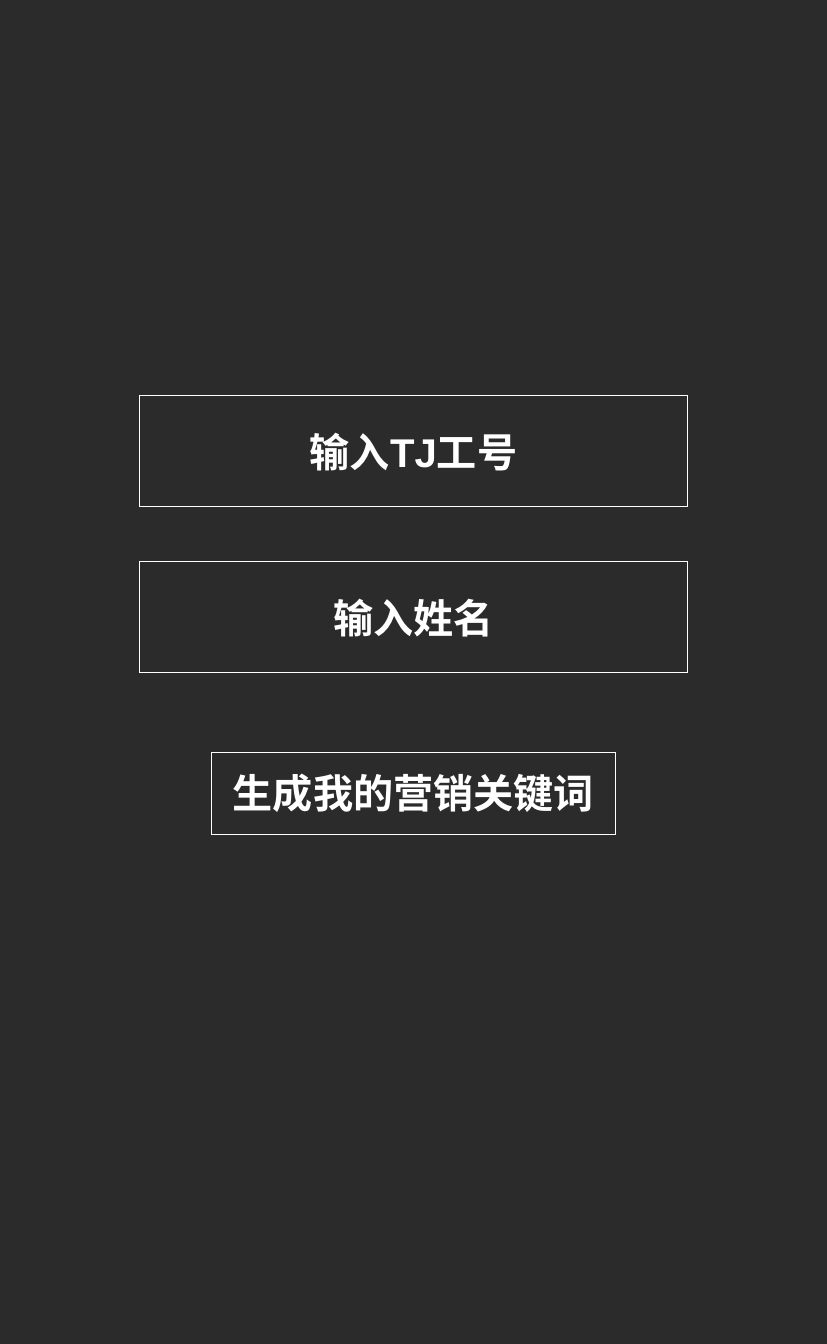
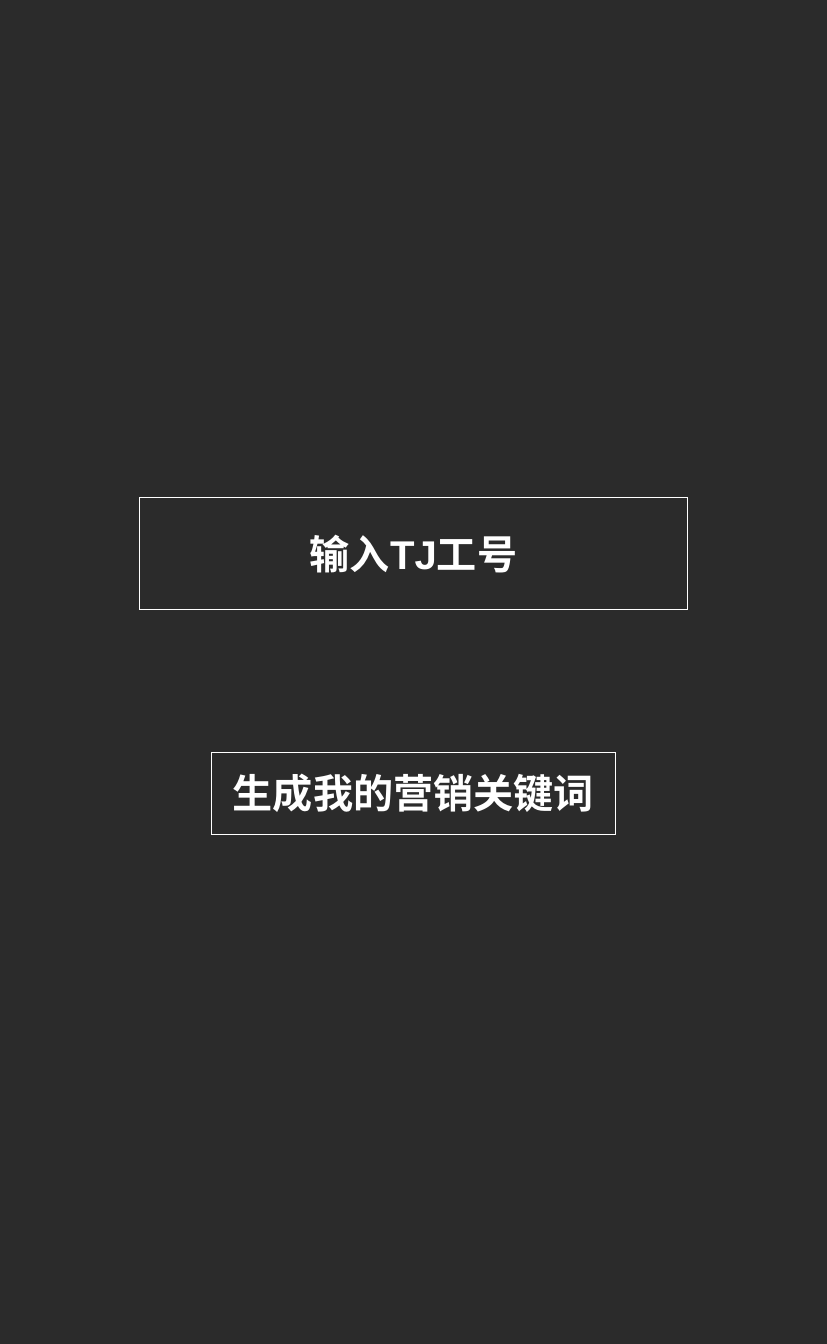
Before and after one commit to totpil/yingxiao, a slide deck: slide 2 of PPT2.pptx. Drawn at 827x1344 pixels with LibreOffice and Linux fonts; fonts in the diff are those of the drawing; background and template pictures are left out; a plain dark background stands for a picture behind light text. Boxes give left, top, right and bottom in pixels: in the first picture for what was removed or moved away, otherwise in the second. Text is boxed around its words. In the diff, an @@ line names an element or a change of style, - is before the commit and + after.

```diff
--- a/PPT2.pptx
+++ b/PPT2.pptx
@@ rectangle: place and size @@
-rectangle at box(139, 396, 688, 507)
+rectangle at box(139, 498, 688, 608)
@@ text "输入TJ工号": place and size @@
-text "输入TJ工号" at box(310, 432, 517, 471)
+text "输入TJ工号" at box(310, 534, 517, 573)
@@ rectangle removed at box(139, 562, 688, 673) @@
@@ text removed at box(333, 598, 493, 637) @@
-输入姓名
```
Also in this commit, not shown: 2 other files.
